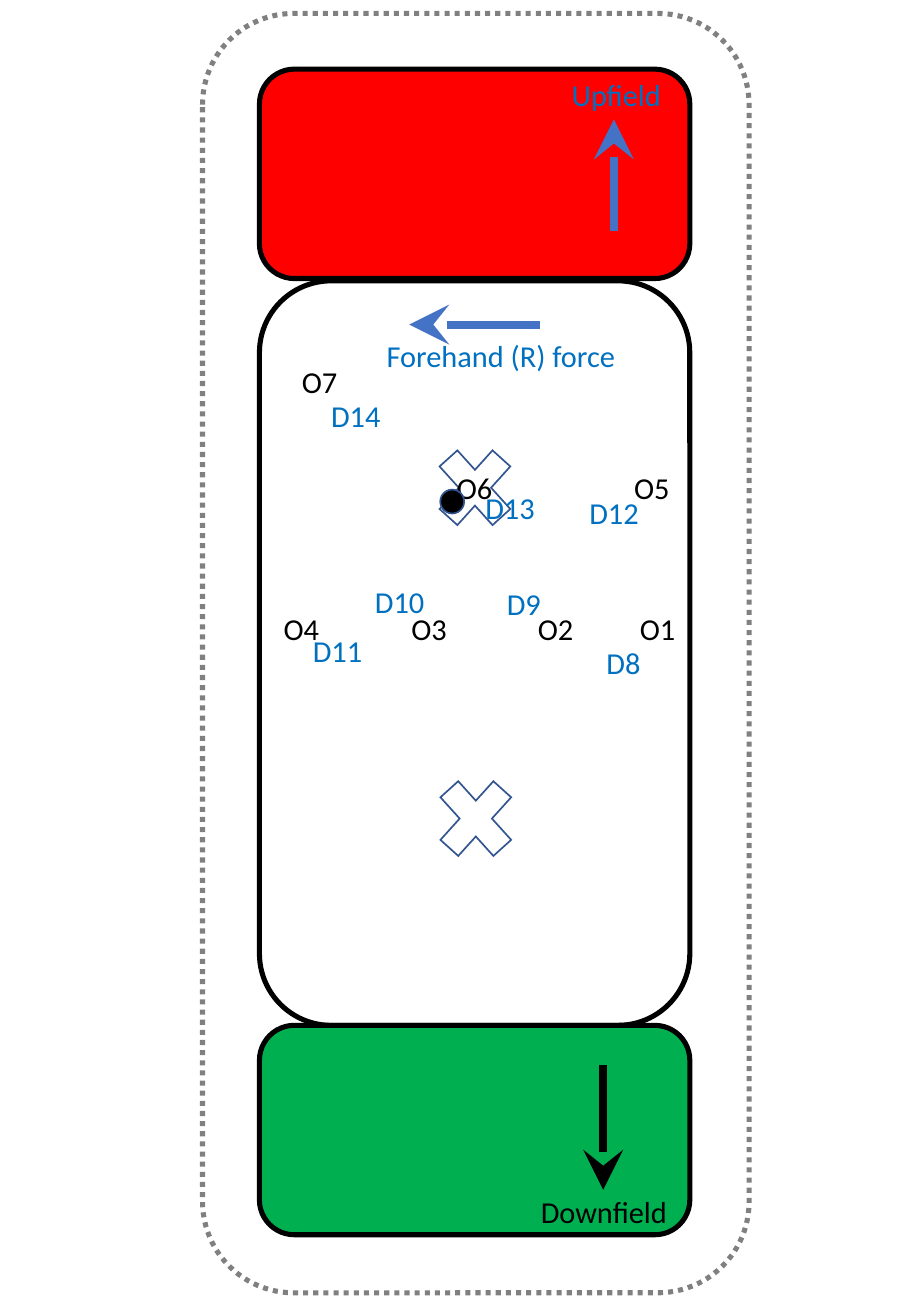
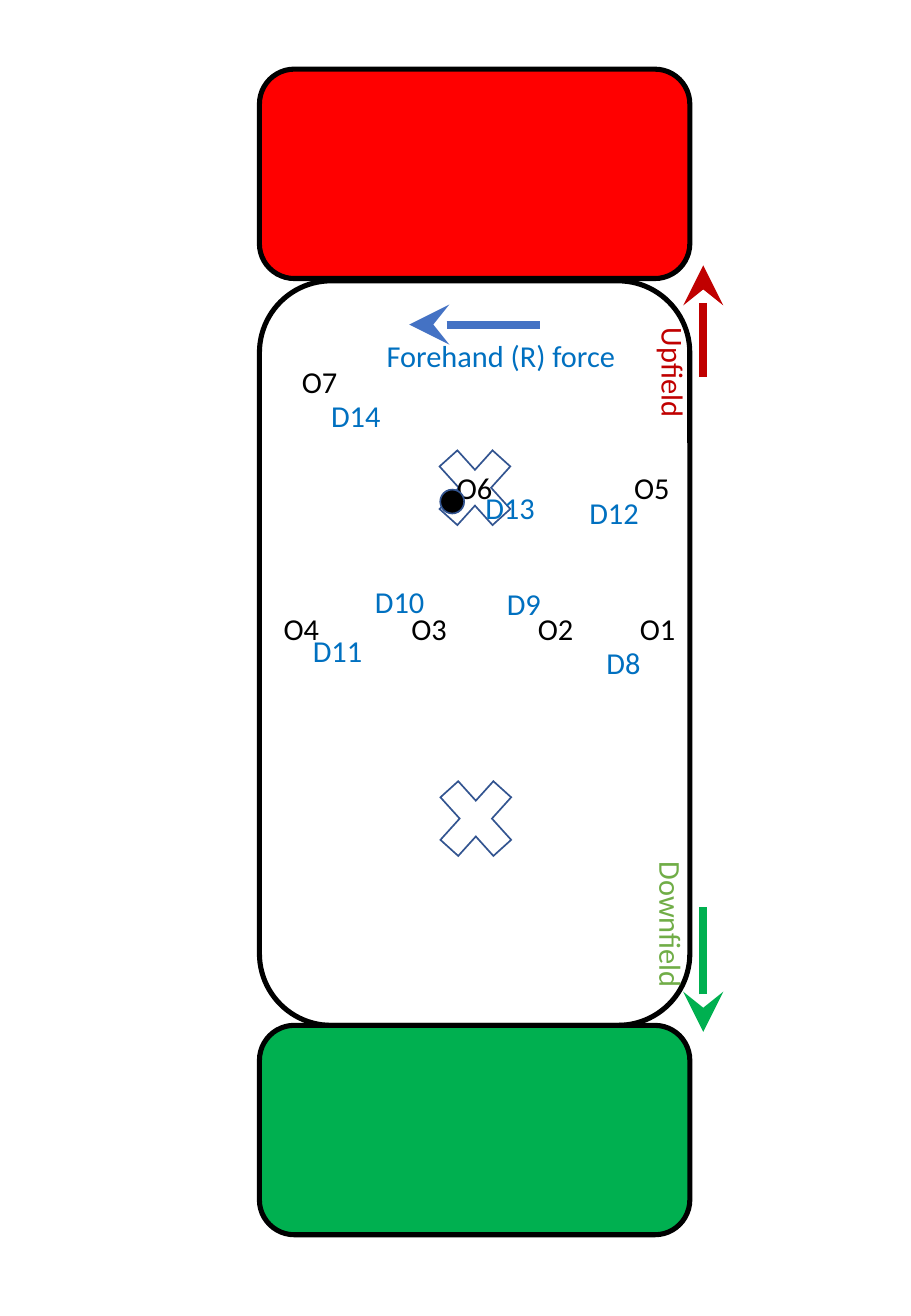
Before and after one commit to James-Reynolds/Ultimate-strategy-and-tactics, a slide deck: slide 2 of graphics/Graphics.pptx. Drawn at 911x1316 pixels with LibreOffice and Linux fonts; fonts in the diff are those of the drawing. Boxes give left, top, right and bottom in pixels: in the first picture for what was removed or moved away, otherwise in the second. Text is boxed around its words. In the diff, an @@ line names an element or a change of style, - is before the commit and + after.

```diff
--- a/graphics/Graphics.pptx
+++ b/graphics/Graphics.pptx
@@ rounded rectangle removed at (x1=203, y1=13, x2=749, y2=1292) @@
@@ arrow removed from (613, 231) to (613, 119) @@
@@ arrow added from (703, 377) to (703, 265), #C00000 4.75 pt @@
@@ text "Upfield" moved from (x1=572, y1=85, x2=661, y2=111) to (x1=654, y1=336, x2=691, y2=415) @@
@@ text "Upfield" at (x1=654, y1=336, x2=691, y2=415): text colour #0070C0 to #C00000; rotation 0 to 90 degrees @@
@@ text "Downfield" moved from (x1=541, y1=1202, x2=667, y2=1231) to (x1=651, y1=874, x2=688, y2=984) @@
@@ text "Downfield" at (x1=651, y1=874, x2=688, y2=984): text colour #000000 to #70AD47; rotation 0 to 90 degrees @@
@@ arrow added from (703, 907) to (703, 1031), #00B050 4.75 pt @@
@@ arrow removed from (604, 1065) to (604, 1189) @@
```
Also in this commit, not shown: 8 other slides changed, 7 other files.
